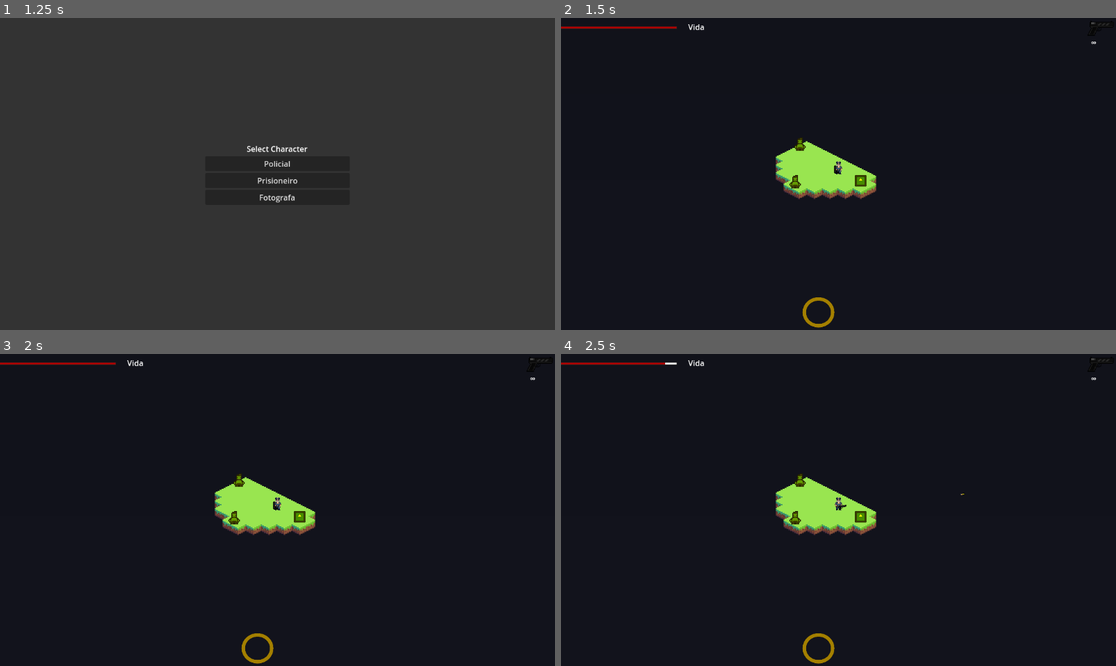
Above: before the commit, frames 1-4 (two rows, left to right).
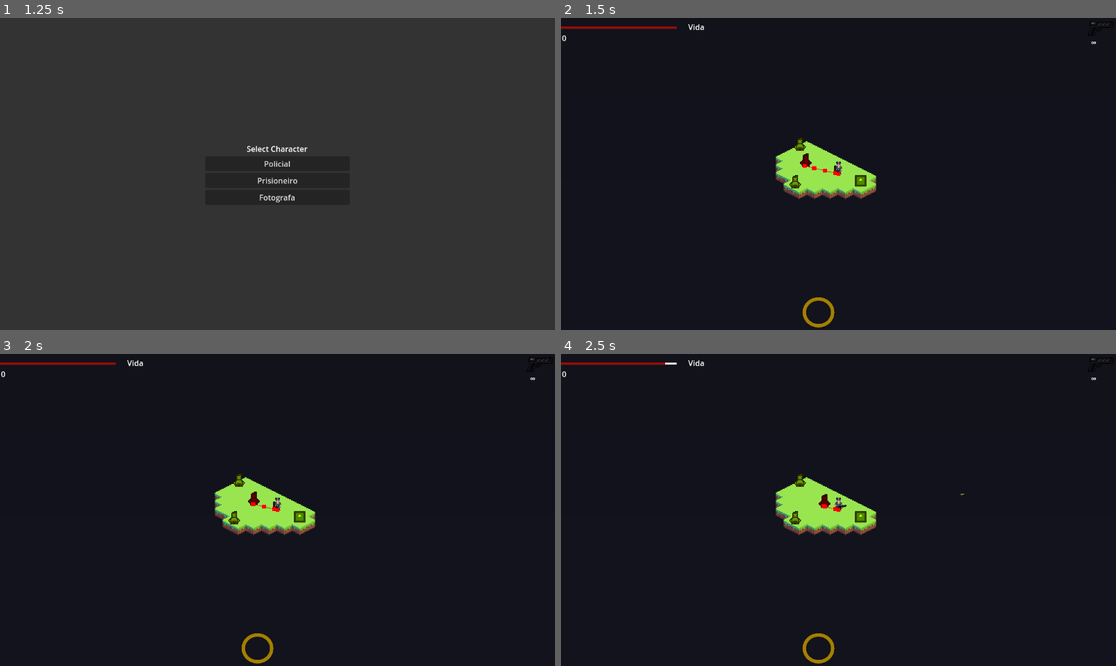
Above: after the commit, the same moments.

Repository: Kennykiller36/project-rogue-zombie
Game: Godot game, scene res://scenes/main_menu_scene/main_menu.tscn
Same seed, same stepped clock (60 frames per second), same inputs: the game is played once before the commit and once after it. The engine's default icon, where the game draws it, is replaced by a stand-in: a white triangle on a blue panel in a dark square.
Inputs (mouse positions are in pixels of both pictures, inside the frame that each line leads up to):
- Up to frame 1 (1.25 s): click "Start Game" at 0.5 s
- Up to frame 2 (1.5 s): click "Policial" at 1.25 s
- Up to frame 3 (2 s): no input
- Up to frame 4 (2.5 s): tap Enter at 2 s; move the mouse to (960, 494) at 2.02 s; press the mouse at (960, 494) at 2.03 s; tap X (loseHealth) at 2.3 s

Frame 1 is identical in both runs. In frame 2, 0.1% of the frame differs, in the area x 0-51%, y 5-51%; in frame 3, 0.1%; in frame 4, 0.1%.

Commit message:
Add sistema de pontos

Diff:
--- a/entidades/arma/arma.gd
+++ b/entidades/arma/arma.gd
@@ -67,6 +67,7 @@
 		bullet.global_position = global_position
 		bullet.rotation = start_angle + (spread_step * i)
 		bullet.dano = weapon_data.base_damage
+		bullet.source_player = get_parent()
 
 	if !weapon_data.infinite_ammo:
 		municao_atual = max(municao_atual - 1, 0)
--- a/entidades/bala/bullet.gd
+++ b/entidades/bala/bullet.gd
@@ -2,6 +2,7 @@
 
 const SPEED := 300
 @export var dano: int
+var source_player: Node = null
 
 func _process(delta: float) -> void:
 	position += transform.x * SPEED * delta
@@ -12,5 +13,6 @@
 func _on_area_2d_area_entered(area: Area2D) -> void:
 	if area.is_in_group("inimigo"):
 		var inimigo = area.get_parent()
-		inimigo.diminuir_vida(dano)
+		if inimigo and inimigo.has_method("diminuir_vida"):
+			inimigo.diminuir_vida(dano, source_player)
 		queue_free()
--- a/entidades/player/player.gd
+++ b/entidades/player/player.gd
@@ -1,9 +1,12 @@
 extends CharacterBody2D
 class_name Player
+
+signal points_changed(total_points: int)
 
 ## HUD
 @onready var barra_hp = $"CanvasHud/BarraDeHp"
 @onready var barra_habilidade = $"CanvasHud/BarraDeHabilidade"
+@onready var label_pontos: Label = $"CanvasHud/LabelPontos"
 
 ## Components
 @onready var componente_arma = $arma
@@ -17,6 +20,7 @@
 var carga_habilidade: int = 100
 var dinheiro_atual: int = 0
 var sucata_atual: int = 0
+var pontos_totais: int = 0
 
 ## Movimento
 var max_speed: float
@@ -36,6 +40,10 @@
 		barra_hp.init_health(saude)
 	else:
 		push_warning("BarraDeHp não encontrada")
+	if label_pontos:
+		label_pontos.text = str(pontos_totais)
+	if not points_changed.is_connected(_on_points_changed):
+		points_changed.connect(_on_points_changed)
 
 
 
@@ -52,6 +60,16 @@
 	componente_arma.setup_weapon(player_data.armaInicial)
 	dinheiro_atual = player_data.dinheiroInicial
 	sucata_atual = player_data.sucataInicial
+
+func add_points(amount: int) -> void:
+	if amount <= 0:
+		return
+	pontos_totais += amount
+	points_changed.emit(pontos_totais)
+
+func _on_points_changed(total_points: int) -> void:
+	if label_pontos:
+		label_pontos.text = str(total_points)
 
 func _physics_process(delta: float) -> void:
 	dir_input = Input.get_vector("left", "right", "up", "down")
--- a/entidades/zumbi/enemy_data.gd
+++ b/entidades/zumbi/enemy_data.gd
@@ -3,5 +3,6 @@
 
 @export var vidamaxima: int = 10
 @export var dano: int = 1
+@export var pontos: int = 10
 @export var sprite_texture: Texture2D
 @export var velocidade: float = 50.0
--- a/entidades/zumbi/zumbi.gd
+++ b/entidades/zumbi/zumbi.gd
@@ -10,9 +10,14 @@
 @onready var sprite_component := $Sprite as Sprite2D
 
 
-func diminuir_vida(dano_recebido: int) -> void:
+func diminuir_vida(dano_recebido: int, killer: Node = null) -> void:
 	current_health -= dano_recebido
 	if current_health <= 0:
+		if killer and killer.has_method("add_points"):
+			var pontos := 0
+			if enemy_data:
+				pontos = enemy_data.pontos
+			killer.add_points(pontos)
 		queue_free()
 
 
--- a/entidades/zumbi/zumbi.tres
+++ b/entidades/zumbi/zumbi.tres
@@ -9,4 +9,3 @@
 dano = 10
 sprite_texture = ExtResource("2_q24g3")
 velocidade = 20.0
-player = "Player"
--- a/scenes/HUD/canvas_hud.tscn
+++ b/scenes/HUD/canvas_hud.tscn
@@ -8,6 +8,13 @@
 [node name="CanvasHud" type="CanvasLayer"]
 
 [node name="BarraDeHp" parent="." instance=ExtResource("1_1bv0e")]
+
+[node name="LabelPontos" type="Label" parent="."]
+offset_left = 2.0
+offset_top = 30.0
+offset_right = 190.0
+offset_bottom = 54.0
+text = "0"
 
 [node name="BarraDeHabilidade" type="TextureProgressBar" parent="."]
 anchors_preset = -1
--- a/scenes/test_scene/test_scene.tscn
+++ b/scenes/test_scene/test_scene.tscn
@@ -9,6 +9,7 @@
 [ext_resource type="PackedScene" uid="uid://o0t4nhk5iafk" path="res://entidades/mercante/npc_mercante.tscn" id="8_ork3v"]
 [ext_resource type="Resource" uid="uid://c5b22pb2nx8ov" path="res://entidades/player/policial.tres" id="8_policial"]
 [ext_resource type="PackedScene" uid="uid://d08xssjfgylyg" path="res://entidades/crafting/craftador.tscn" id="9_a0rq3"]
+[ext_resource type="PackedScene" uid="uid://8hjx4iv8ysv0" path="res://entidades/zumbi/zumbi.tscn" id="10_g451t"]
 
 [sub_resource type="NavigationPolygon" id="NavigationPolygon_wgdak"]
 vertices = PackedVector2Array(8, 0, 0, 4, -8, 0, 0, -4)
@@ -88,3 +89,6 @@
 
 [node name="craftador" parent="." instance=ExtResource("9_a0rq3")]
 position = Vector2(40, -13)
+
+[node name="Zumbi" parent="." instance=ExtResource("10_g451t")]
+position = Vector2(-20, -35)
Not shown: 1 places in scenes/test_scene/test_scene.tscn that only renumber resources
